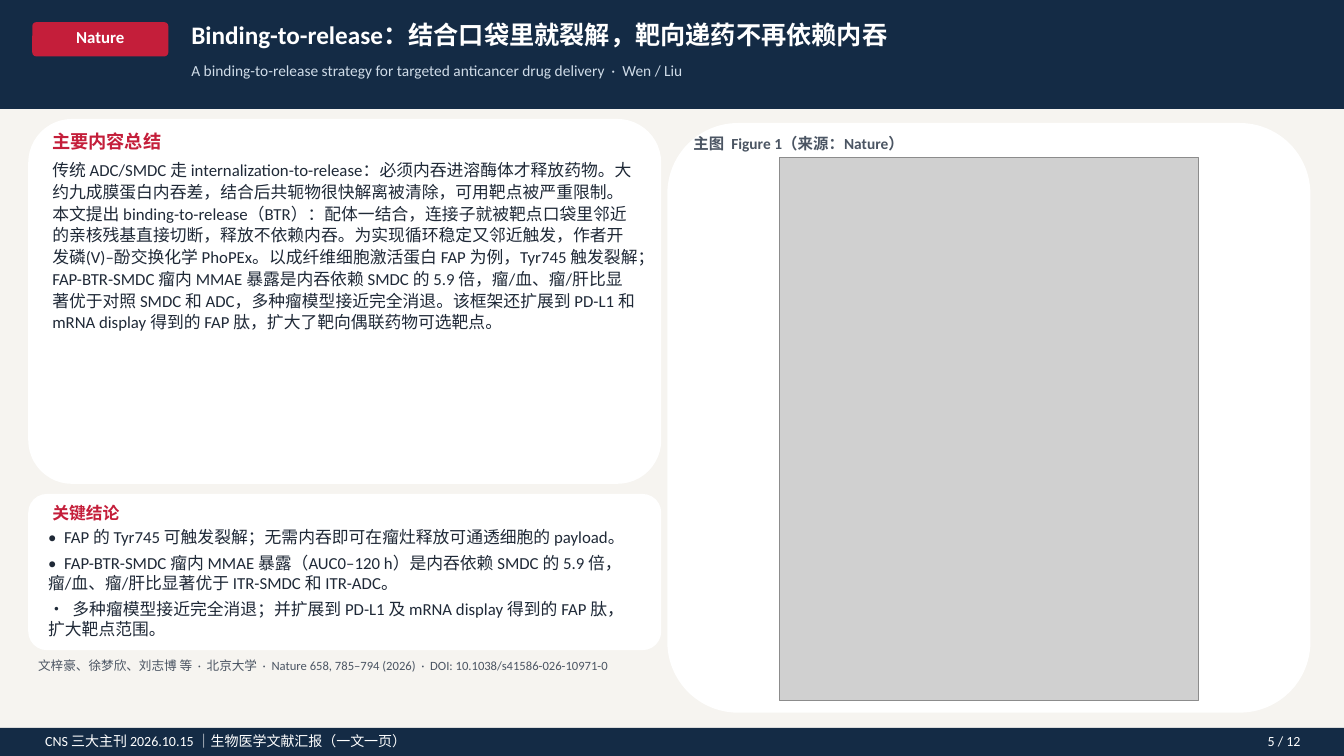
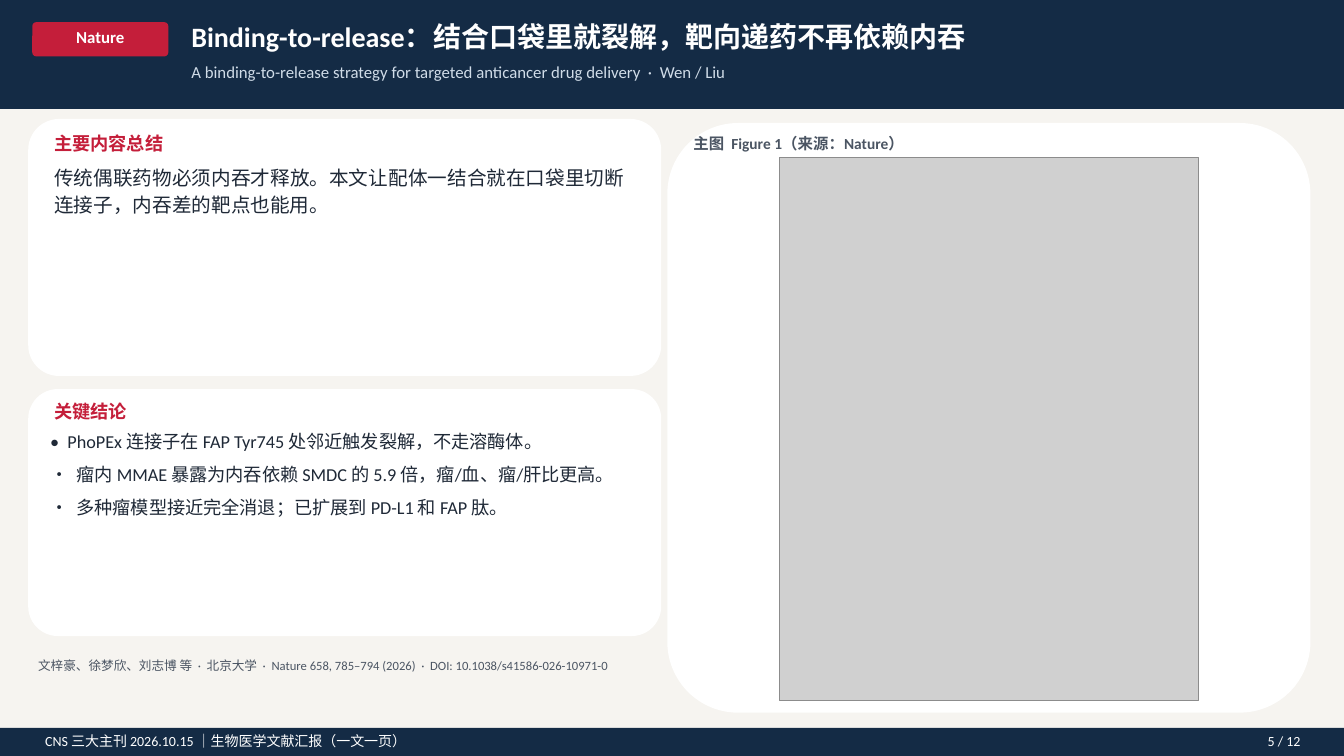
Before and after one commit to zh798858037-sys/AI, a slide deck: slide 7 of CNS_20261015_生物医学文献汇报.pptx. Drawn at 1344x756 pixels with LibreOffice and Linux fonts; fonts in the diff are those of the drawing; grey boxes stand for pictures. Boxes give left, top, right and bottom in pixels: in the first picture for what was removed or moved away, otherwise in the second. Text is boxed around its words. In the diff, an @@ line names an element or a change of style, - is before the commit and + after.

```diff
--- a/CNS_20261015_生物医学文献汇报.pptx
+++ b/CNS_20261015_生物医学文献汇报.pptx
@@ text "Binding-to-release：结合口袋里就裂解，靶向递药不再依赖内吞" at <box>191,23,966,52</box>: size 18 to 20 pt @@
@@ text "A binding-to-release strategy for targeted ..." at <box>191,66,725,81</box>: size 11 to 12 pt @@
@@ rounded rectangle: place and size @@
-rounded rectangle at <box>28,119,661,484</box>
+rounded rectangle at <box>28,119,661,376</box>
@@ text at <box>54,168,624,214</box>: text changed; size 12 to 14 pt @@
-传统 ADC/SMDC 走 internalization-to-release：必须内吞进溶酶体才释放药物。大约九成膜蛋白内吞差，结合后共轭物很快解离被清除，可用靶点被严重限制。本文提出 binding-to-release（BTR）：配体一结合，连接子就被靶点口袋里邻近的亲核残基直接切断，释放不依赖内吞。为实现循环稳定又邻近触发，作者开发磷(V)–酚交换化学 PhoPEx。以成纤维细胞激活蛋白 FAP 为例，Tyr745 触发裂解；FAP-BTR-SMDC 瘤内 MMAE 暴露是内吞依赖 SMDC 的 5.9 倍，瘤/血、瘤/肝比显著优于对照 SMDC 和 ADC，多种瘤模型接近完全消退。该框架还扩展到 PD-L1 和 mRNA display 得到的 FAP 肽，扩大了靶向偶联药物可选靶点。
+传统偶联药物必须内吞才释放。本文让配体一结合就在口袋里切断连接子，内吞差的靶点也能用。
@@ rounded rectangle: place and size @@
-rounded rectangle at <box>28,494,661,650</box>
+rounded rectangle at <box>28,389,661,636</box>
@@ text "关键结论": place and size @@
-text "关键结论" at <box>52,504,119,521</box>
+text "关键结论" at <box>54,402,127,420</box>
@@ text "关键结论" at <box>54,402,127,420</box>: size 12 to 13 pt @@
@@ text at <box>67,432,614,517</box>: text changed; size 12 to 13 pt @@
-• FAP 的 Tyr745 可触发裂解；无需内吞即可在瘤灶释放可通透细胞的 payload。
-• FAP-BTR-SMDC 瘤内 MMAE 暴露（AUC0–120 h）是内吞依赖 SMDC 的 5.9 倍，瘤/血、瘤/肝比显著优于 ITR-SMDC 和 ITR-ADC。
-• 多种瘤模型接近完全消退；并扩展到 PD-L1 及 mRNA display 得到的 FAP 肽，扩大靶点范围。
+• PhoPEx 连接子在 FAP Tyr745 处邻近触发裂解，不走溶酶体。
+• 瘤内 MMAE 暴露为内吞依赖 SMDC 的 5.9 倍，瘤/血、瘤/肝比更高。
+• 多种瘤模型接近完全消退；已扩展到 PD-L1 和 FAP 肽。
```
Also in this commit, not shown: 11 other slides changed, 5 other files.
